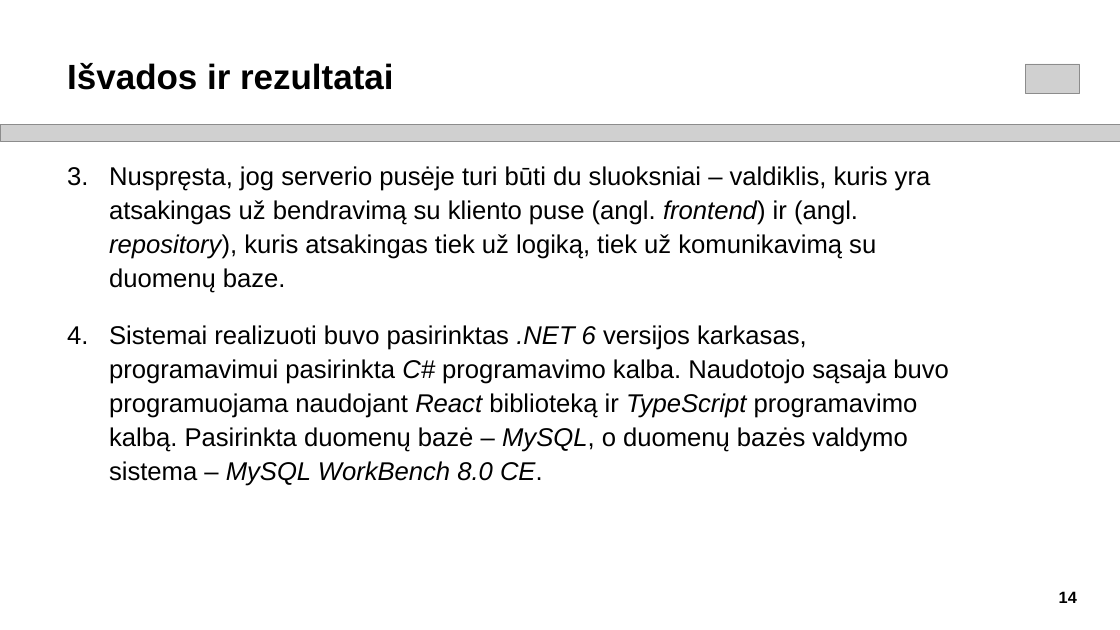
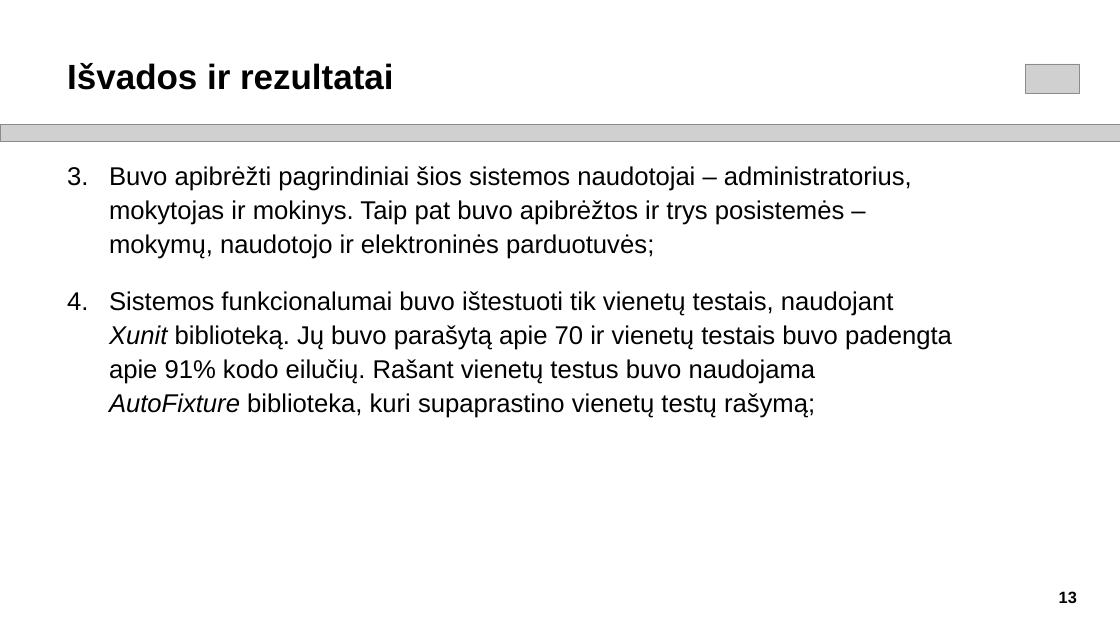
Before and after one commit to siciovas/Bachelors-Project-2023, a slide deck: slide 13 of Rokas_Sičiovas_Pristatymas.pptx (slide 14 before the commit). Drawn at 1120x630 pixels with LibreOffice and Linux fonts; fonts in the diff are those of the drawing; grey boxes stand for pictures. Boxes give left, top, right and bottom in pixels: in the first picture for what was removed or moved away, otherwise in the second. Text is boxed around its words. In the diff, an @@ line names an element or a change of style, - is before the commit and + after.

```diff
--- a/Rokas_Sičiovas_Pristatymas.pptx
+++ b/Rokas_Sičiovas_Pristatymas.pptx
@@ text at <box>109,166,952,418</box>: text changed @@
-3. Nuspręsta, jog serverio pusėje turi būti du sluoksniai – valdiklis, kuris yra atsakingas už bendravimą su kliento puse (angl. frontend) ir (angl. repository), kuris atsakingas tiek už logiką, tiek už komunikavimą su duomenų baze.
-4. Sistemai realizuoti buvo pasirinktas .NET 6 versijos karkasas, programavimui pasirinkta C# programavimo kalba. Naudotojo sąsaja buvo programuojama naudojant React biblioteką ir TypeScript programavimo kalbą. Pasirinkta duomenų bazė – MySQL, o duomenų bazės valdymo sistema – MySQL WorkBench 8.0 CE.
+3. Buvo apibrėžti pagrindiniai šios sistemos naudotojai – administratorius, mokytojas ir mokinys. Taip pat buvo apibrėžtos ir trys posistemės – mokymų, naudotojo ir elektroninės parduotuvės;
+4. Sistemos funkcionalumai buvo ištestuoti tik vienetų testais, naudojant Xunit biblioteką. Jų buvo parašytą apie 70 ir vienetų testais buvo padengta apie 91% kodo eilučių. Rašant vienetų testus buvo naudojama AutoFixture biblioteka, kuri supaprastino vienetų testų rašymą;
@@ page number at <box>1059,591,1077,603</box>: text changed @@
-14
+13
```
Also in this commit, not shown: 3 other slides changed, 1 slide removed, 9 other files.
